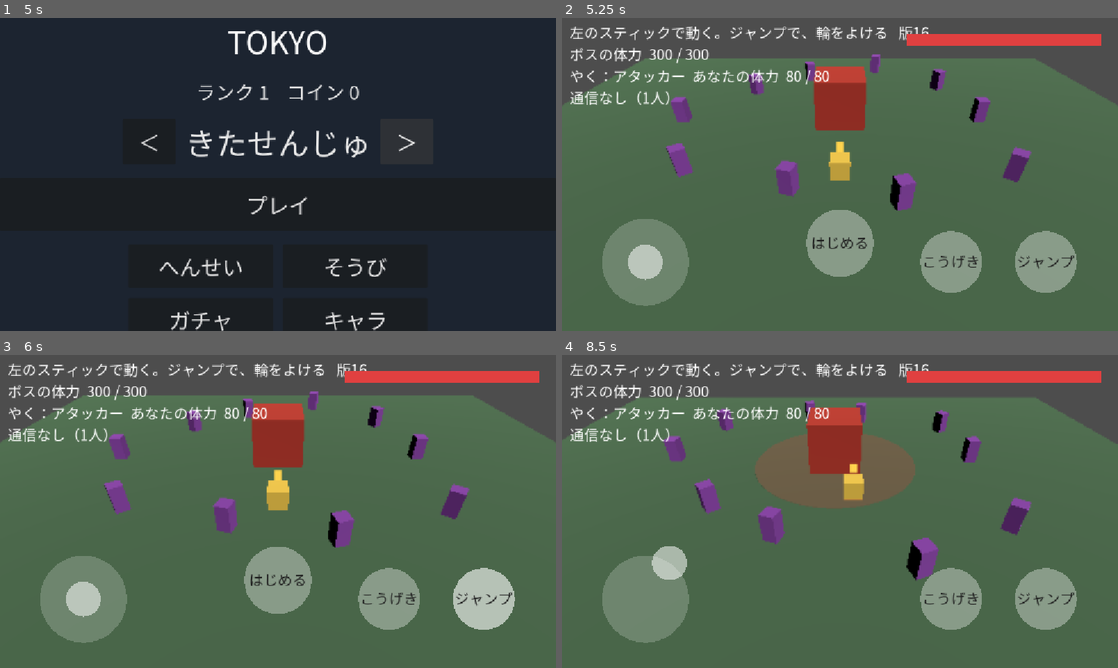
Above: before the commit, frames 1-4 (two rows, left to right).
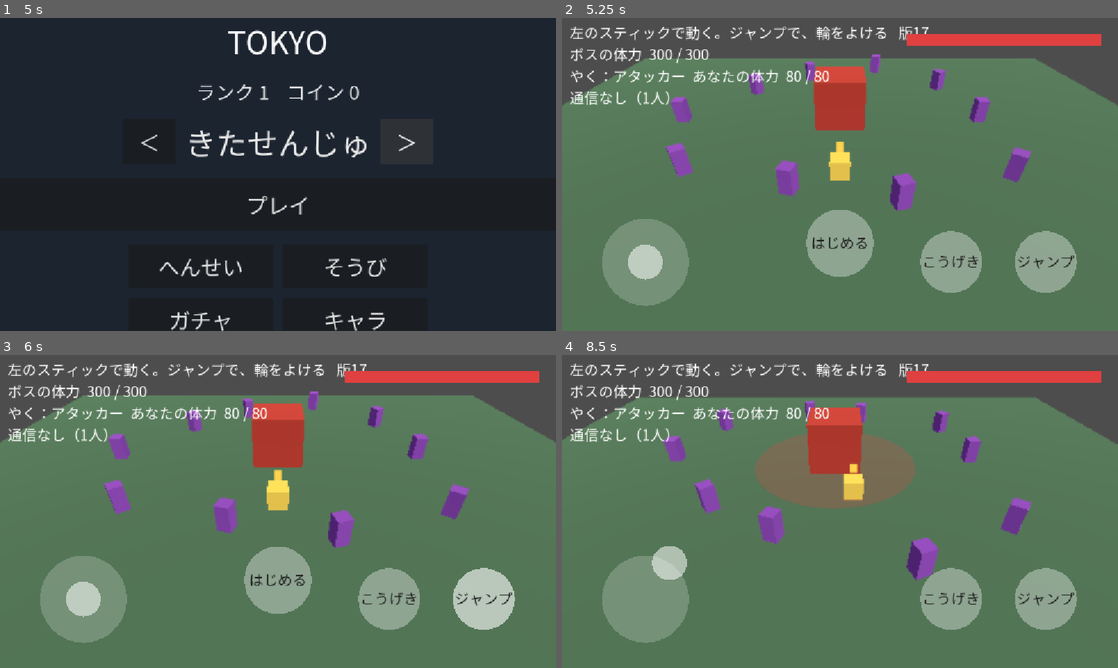
Above: after the commit, the same moments.

Repository: koyoy1016-gif/bigbusters-godot
Game: Godot game, scene res://scenes/game_flow.tscn
Two runs of this game, one before a commit and one after it. Both use one fixed random seed, a clock stepped at 60 frames per second and the inputs below. This scene is started directly instead of the project's main scene.
Inputs (mouse positions are in pixels of both pictures, inside the frame that each line leads up to):
- Up to frame 1 (5 s): tap Enter at 0.5 s; move the mouse to (400, 158) at 0.52 s; tap 1 at 0.6 s; click (400, 158) at 0.67 s; tap Space at 1.25 s; drag from (166, 190) to (250, 237) at 1.27 s; click "＜" at 2 s; click "＜" at 2.75 s; click "＞" at 3.5 s; click "＞" at 4.25 s
- Up to frame 2 (5.25 s): click "プレイ" at 5 s
- Up to frame 3 (6 s): tap Enter at 5.75 s; move the mouse to (333, 442) at 5.77 s; tap 1 at 5.85 s; click (333, 442) at 5.92 s
- Up to frame 4 (8.5 s): drag from (812, 574) to (673, 464) at 6.52 s; move the mouse to (1006, 558) at 7.27 s; tap 1 at 7.35 s; click (1006, 558) at 7.42 s; drag from (673, 464) to (756, 433) at 8.02 s

Frame 1 is identical in both runs. In frame 2, 4.1% of the frame differs, in the area x 18-85%, y 2-62%; in frame 3, 4.1%; in frame 4, 4.3%, in the area x 18-85%, y 2-73%.

Commit message:
環境光を追加：光が当たらない面が真っ黒にならないようにした
Co-Authored-By: Claude Sonnet 5.5 <noreply@anthropic.com>
Claude-Session: https://claude.ai/code/session_01U5QjkxQPQVJ9bA9eQTVgJt

Diff:
--- a/data/prototype_stick.json
+++ b/data/prototype_stick.json
@@ -158,7 +158,7 @@
   ],
   "charge_color": "#ff9a20",
   "build_label": "版",
-  "build_id": "16",
+  "build_id": "17",
   "camera_follow": 0.5,
   "camera_follow_per_sec": 6.0,
   "marker_size": 0.35,
@@ -235,5 +235,7 @@
   "sub_enemy_touch_range": 1.1,
   "sub_enemy_touch_power": 6.0,
   "sub_enemy_touch_multiplier": 1.0,
-  "sub_enemy_touch_interval_sec": 1.0
+  "sub_enemy_touch_interval_sec": 1.0,
+  "ambient_color": "#b8c4d8",
+  "ambient_energy": 0.55
 }
--- a/scripts/flow/highlight_replay.gd
+++ b/scripts/flow/highlight_replay.gd
@@ -56,6 +56,12 @@
 	crowd.setup(config, boss_xz)
 	camera = Camera3D.new()
 	camera.fov = float(config["camera_fov"])
+	var env := Environment.new()
+	env.background_mode = Environment.BG_CLEAR_COLOR
+	env.ambient_light_source = Environment.AMBIENT_SOURCE_COLOR
+	env.ambient_light_color = Color(str(config["ambient_color"]))
+	env.ambient_light_energy = float(config["ambient_energy"])
+	camera.environment = env
 	viewport.add_child(camera)
 	cam_distance = float(flow_config.get("replay_cam_distance", cam_distance))
 	cam_height = float(flow_config.get("replay_cam_height", cam_height))
--- a/scripts/prototype/stick_prototype.gd
+++ b/scripts/prototype/stick_prototype.gd
@@ -224,9 +224,20 @@
 	camera.fov = float(config["camera_fov"])
 	var off: Array = config["camera_offset"]
 	camera_offset = Vector3(off[0], off[1], off[2])
+	camera.environment = make_environment(config)
 	add_child(camera)
 	camera.look_at_from_position(camera_offset, Vector3.ZERO, Vector3.UP)
 	player_marker_material = _add_marker(player, Color(str(config["player_color"])))
+
+
+## 光が当たらない面が真っ黒にならないよう、まわりからの明るさ（環境光）を足す
+static func make_environment(cfg: Dictionary) -> Environment:
+	var env := Environment.new()
+	env.background_mode = Environment.BG_CLEAR_COLOR
+	env.ambient_light_source = Environment.AMBIENT_SOURCE_COLOR
+	env.ambient_light_color = Color(str(cfg["ambient_color"]))
+	env.ambient_light_energy = float(cfg["ambient_energy"])
+	return env
 
 
 ## 頭の上の印。ほかの物に隠れても見える（深さを無視する）ので、ボスの後ろに回っても、自分の位置が分かる
--- a/tests/test_sub_enemy.gd
+++ b/tests/test_sub_enemy.gd
@@ -75,6 +75,7 @@
 	s.player.position.y = s.ground_y + float(s.config["dodge_height"]) + 1.0
 	s._touch_update(0.016)
 	check(s.my_hp == hp_air, "ジャンプ中は、ふれてもダメージを受けない")
+	check(s.camera.environment != null and s.camera.environment.ambient_light_energy > 0.0, "光が当たらない面が真っ黒にならない（環境光がある）")
 	root.remove_child(s)
 	s.free()
 	print("失敗: ", failures)
Not shown, changed: NOTES.md
